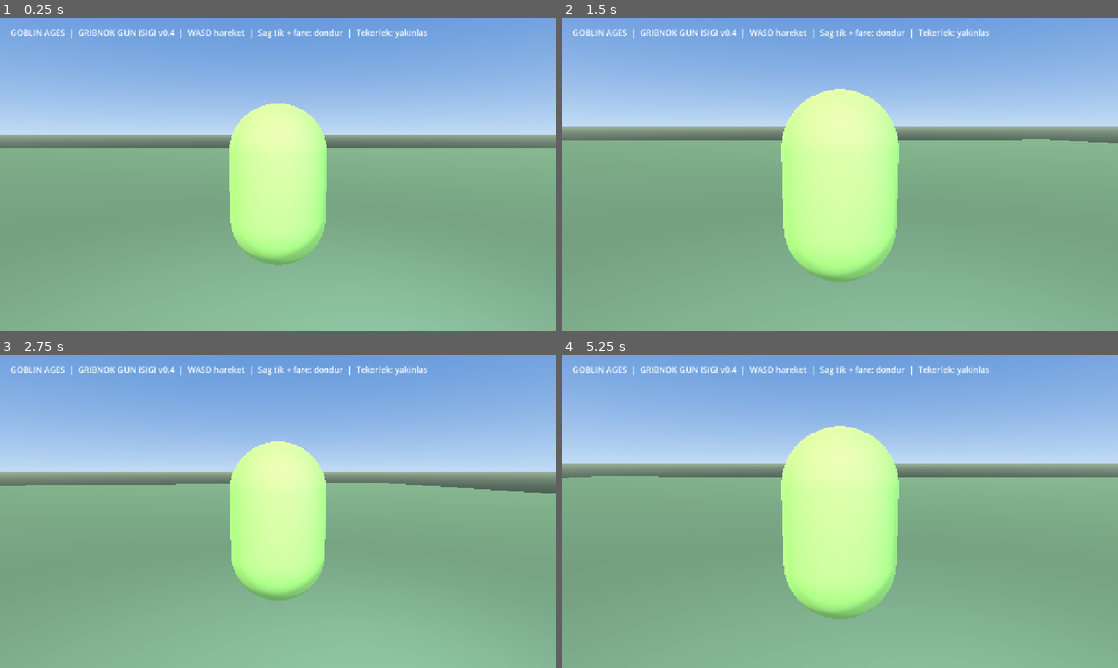
Above: before the commit, frames 1-4 (two rows, left to right).
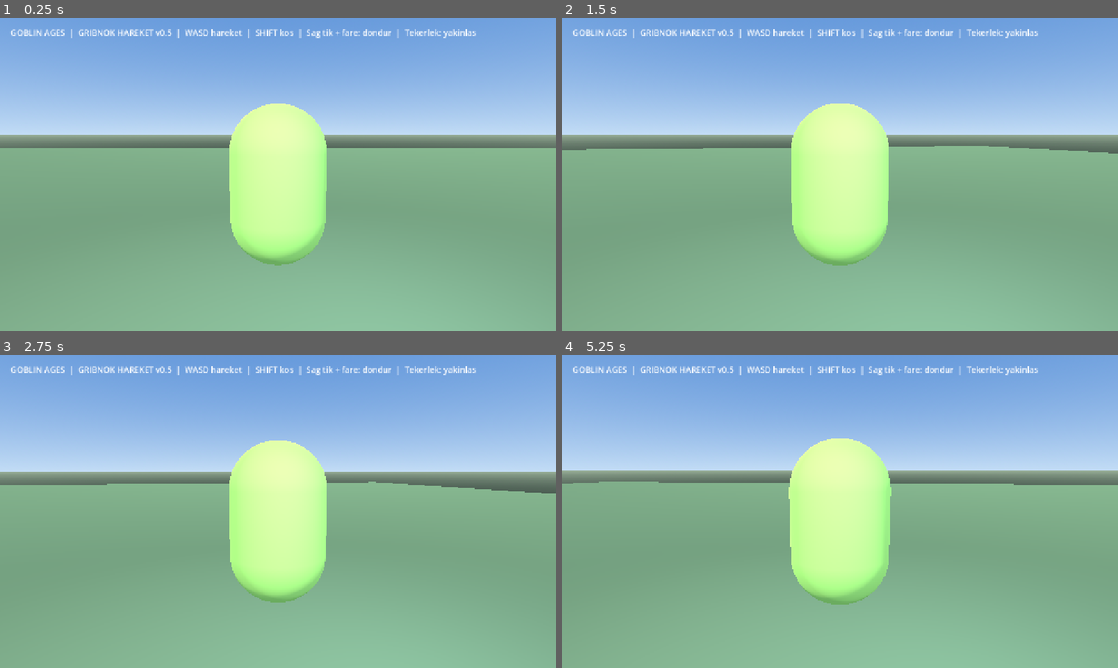
Above: after the commit, the same moments.

Repository: aydinsoylemez1903-beep/GoblinAges
Game: Godot game, scene res://scenes/main.tscn
The game is run twice, just before and just after one commit, with the same random seed, the same clock (stepped at 60 frames per second) and the same inputs.
Inputs (mouse positions are in pixels of both pictures, inside the frame that each line leads up to):
- Up to frame 1 (0.25 s): no input
- Up to frame 2 (1.5 s): tap Enter at 0.5 s; move the mouse to (962, 158) at 0.52 s; hold D 0.53-1.28 s; hold Shift 0.53-1.28 s; click (962, 158) at 0.67 s; move the mouse to (728, 190) at 1.27 s; hold S from 1.28 s (still down); tap Shift at 1.35 s
- Up to frame 3 (2.75 s): move the mouse to (333, 442) at 2.02 s; release S at 2.03 s; hold D from 2.03 s (still down); hold Shift from 2.03 s (still down)
- Up to frame 4 (5.25 s): move the mouse to (812, 574) at 2.77 s; release D at 2.78 s; release Shift at 2.78 s; hold W 2.78-3.53 s; tap Shift at 2.85, 4.35 s; click (812, 574) at 2.92 s; move the mouse to (1006, 558) at 3.52 s; hold Shift 3.53-4.28 s; hold A 3.53-5.03 s; move the mouse to (673, 464) at 4.27 s; tap Space at 5 s; move the mouse to (867, 511) at 5.02 s; hold S from 5.03 s (still down); hold Shift from 5.03 s (still down); click (867, 511) at 5.17 s

The runs differ from the first frame. In frame 1, 0.8% of the frame differs, in the area x 21-86%, y 3-7%; in frame 2, 10%, in the area x 0-100%, y 3-85%; in frame 3, 1.2%; in frame 4, 9.7%.

Commit message:
Goblin Ages v0.5 smooth WASD acceleration turn rate sprint and rig-ready animation blends

Diff:
--- a/scripts/main.gd
+++ b/scripts/main.gd
@@ -3,7 +3,18 @@
 
 var goblin: Node3D
 var camera: Camera3D
-var goblin_speed := 5.0
+var goblin_speed := 4.2
+var sprint_speed := 6.6
+var acceleration := 11.0
+var deceleration := 15.0
+var turn_speed := 9.0
+var movement_velocity := Vector3.ZERO
+var visual_model: Node3D
+var model_rest_y := 0.0
+var stride_phase := 0.0
+var motion_blend := 0.0
+var locomotion_player: AnimationPlayer
+var active_animation := ""
 var orbit_yaw := 0.0
 var orbit_pitch := 0.08
 var orbit_distance := 2.8
@@ -70,11 +81,14 @@
             if model != null:
                 model.name = "GribnokModel"
                 goblin.add_child(model)
+                visual_model = model
                 var bounds := _model_bounds(model)
                 if bounds.size.y > 0.001:
                     var factor := 1.5 / bounds.size.y
                     model.scale = Vector3.ONE * factor
                     model.position = Vector3(-bounds.get_center().x, -bounds.position.y, -bounds.get_center().z) * factor
+                model_rest_y = model.position.y
+                _locate_animations(model)
                 if selected_path == GRIBNOK_OLD_MODEL:
                     _fix_gribnok_materials(model)
                     push_warning("Old Gribnok v0.2 active. Place new GLB at " + GRIBNOK_MODEL)
@@ -147,6 +161,37 @@
         return Color("#754a32")
     return Color("#87a93e")
 
+func _locate_animations(root: Node3D) -> void:
+    # Future rigged GLB support: play imported clips with smooth cross-fades.
+    locomotion_player = null
+    var pending: Array[Node] = [root]
+    while not pending.is_empty():
+        var item: Node = pending.pop_back()
+        if item is AnimationPlayer:
+            locomotion_player = item as AnimationPlayer
+            locomotion_player.playback_default_blend_time = 0.22
+            return
+        pending.append_array(item.get_children())
+
+func _animate_character(delta: float, velocity_ratio: float, running: bool) -> void:
+    var blending := minf(1.0, delta * 8.0)
+    motion_blend = lerpf(motion_blend, velocity_ratio, blending)
+    if locomotion_player != null:
+        var desired := "Idle"
+        if velocity_ratio > 0.12:
+            desired = "Run" if running else "Walk"
+        if desired != active_animation and locomotion_player.has_animation(desired):
+            locomotion_player.play(desired, 0.23)
+            active_animation = desired
+        return
+    # No skeletal rig exists in the current GLB. Gentle root movement preview only.
+    # This never alters skinned vertices, limb poses or materials.
+    if visual_model != null:
+        stride_phase += delta * lerpf(5.0, 11.0, velocity_ratio)
+        var bob := absf(sin(stride_phase)) * 0.018 * motion_blend
+        visual_model.position.y = lerpf(visual_model.position.y, model_rest_y + bob, blending)
+        visual_model.rotation.z = lerpf(visual_model.rotation.z, sin(stride_phase) * 0.018 * motion_blend, blending)
+
 func _model_bounds(root: Node3D) -> AABB:
     var combined := AABB()
     var initialized := false
@@ -228,7 +273,7 @@
     var layer := CanvasLayer.new()
     add_child(layer)
     var label := Label.new()
-    label.text = "GOBLIN AGES  |  GRIBNOK GUN ISIGI v0.4  |  WASD hareket  |  Sag tik + fare: dondur  |  Tekerlek: yakinlas"
+    label.text = "GOBLIN AGES  |  GRIBNOK HAREKET v0.5  |  WASD hareket  |  SHIFT kos  |  Sag tik + fare: dondur  |  Tekerlek: yakinlas"
     label.position = Vector2(24, 20)
     label.add_theme_font_size_override("font_size", 19)
     layer.add_child(label)
@@ -243,10 +288,19 @@
         input_dir.y -= 1.0
     if Input.is_key_pressed(KEY_S) or Input.is_key_pressed(KEY_DOWN):
         input_dir.y += 1.0
-    if input_dir.length_squared() > 0.0:
-        input_dir = input_dir.normalized()
-        goblin.position += Vector3(input_dir.x, 0, input_dir.y) * goblin_speed * delta
-        goblin.rotation.y = atan2(-input_dir.x, -input_dir.y)
+    input_dir = input_dir.limit_length(1.0)
+    var running := Input.is_key_pressed(KEY_SHIFT)
+    var max_speed := sprint_speed if running else goblin_speed
+    var requested := Vector3(input_dir.x, 0.0, input_dir.y) * max_speed
+    var response := acceleration if input_dir.length_squared() > 0.001 else deceleration
+    movement_velocity = movement_velocity.move_toward(requested, response * delta)
+    if movement_velocity.length() < 0.015:
+        movement_velocity = Vector3.ZERO
+    goblin.global_position += movement_velocity * delta
+    if movement_velocity.length_squared() > 0.04:
+        var desired_yaw := atan2(-movement_velocity.x, -movement_velocity.z)
+        goblin.rotation.y = lerp_angle(goblin.rotation.y, desired_yaw, minf(1.0, delta * turn_speed))
+    _animate_character(delta, clampf(movement_velocity.length() / sprint_speed, 0.0, 1.0), running)
     _update_camera(delta)
     if camera != null and goblin != null:
         var focus := goblin.global_position + Vector3(0, 0.95, 0)
